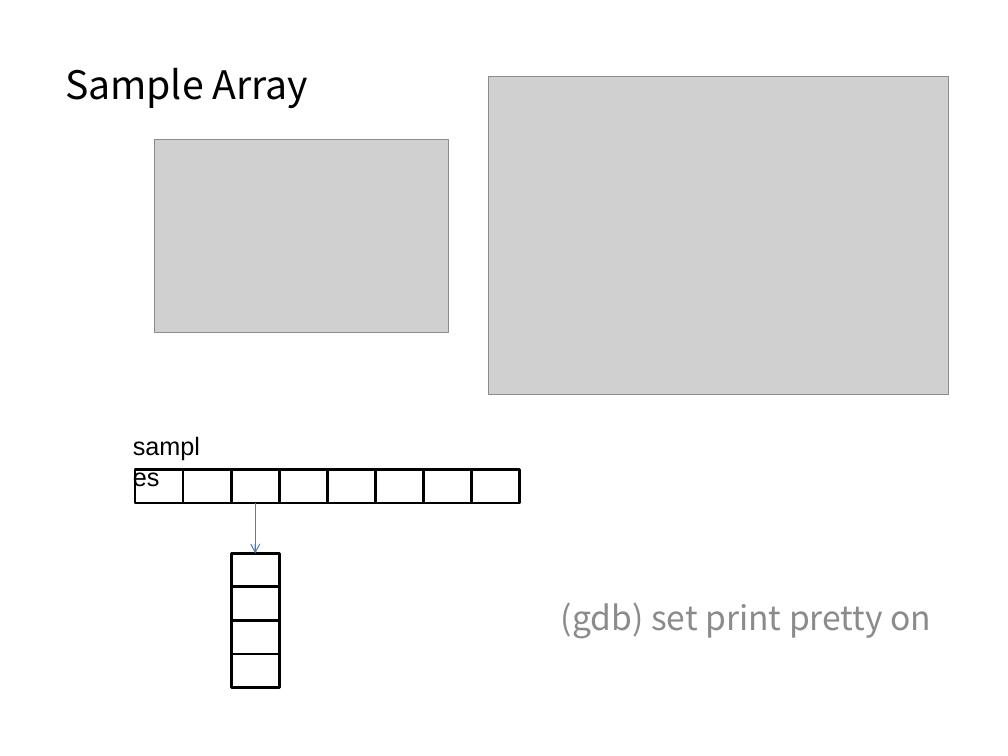
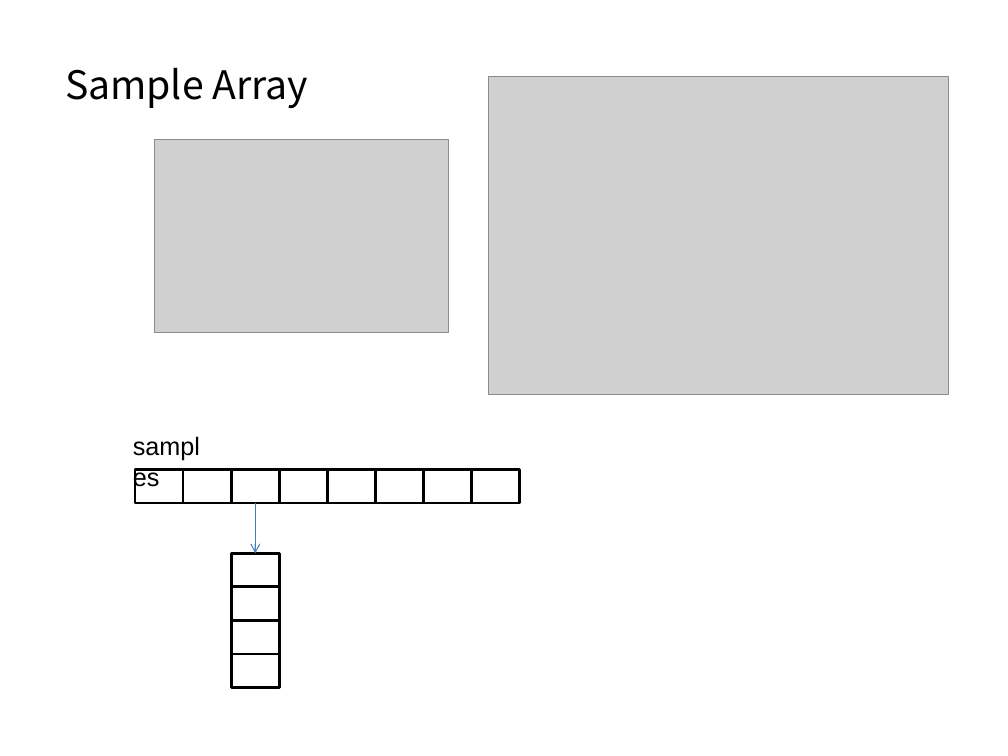
Before and after one commit to mir1128/GDBTraining, a slide deck: slide 5 of session2/Debugging Workshop 2.pptx (slide 3 before the commit). Drawn at 1008x756 pixels with LibreOffice and Linux fonts; fonts in the diff are those of the drawing; grey boxes stand for pictures; background and template pictures are left out. Boxes give left, top, right and bottom in pixels: in the first picture for what was removed or moved away, otherwise in the second. Text is boxed around its words. In the diff, an @@ line names an element or a change of style, - is before the commit and + after.

```diff
--- a/session2/Debugging Workshop 2.pptx
+++ b/session2/Debugging Workshop 2.pptx
@@ text removed at <box>561,603,931,639</box> @@
-(gdb) set print pretty on
```
Also in this commit, not shown: 1 other slide changed, 6 slides added, 8 other files.
